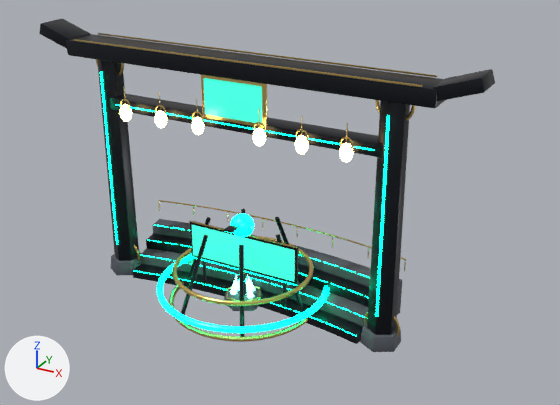
The glTF model public/assets/kits/shaddai_park_dress_v01.glb as it was, and as the next commit left it.
Both versions are drawn from a camera (50 mm lens) standing at (27.7, -44.5, 31.4) and looking at (3.3, -0.2, 9.3). The axes (+X, +Y, +Z) are drawn at lower left. The lights are the same throughout. The first picture is the older version. Where no turn or scale is listed for an object, it has been applied to the vertices.

Names of what the first picture shows: 'park_crown', 'park_gate', 'park_planter', 'park_sign', 'park_stand' and 2 more.
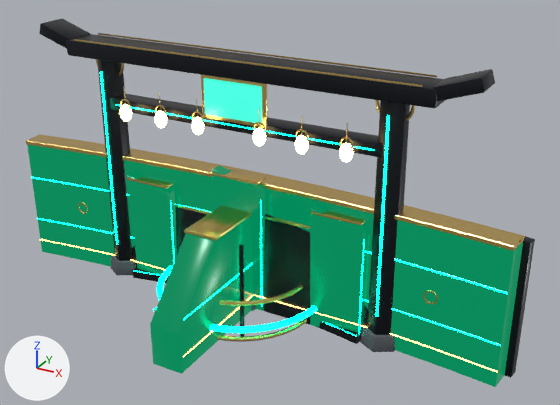
What the commit changed:
Material 'wall_panel' (mat_wall_panel) is new.
Its base color is (0.004, 0.012, 0.008) (black #0d1d16).
Its metallic is 0.75.
Its roughness is 0.22.
Its emission color is (0.0, 0.25, 0.1) (green #008959).
Its emission strength is 1.0.
Material 'wall_spark' (mat_wall_spark) is new.
Its base color is (1.0, 0.55, 0.15) (orange #ffc46c).
Its roughness is 0.3.
Its emission color is (1.0, 0.55, 0.15) (orange #ffc46c).
Its emission strength is 4.0.
Mesh me_wall_fin is new.
It has 350 vertices, 676 faces and spans x -1.3..1.3, y -10.0..0.1, z 0.0..8.24.
Faces by material slot: [108, 216, 136, 216].
It uses material mat_park_gold (beige #e7c576).
It uses material mat_park_emerald (green #00ffb3, glowing green #00ffb3).
It uses material mat_wall_panel (black #0d1d16, glowing green #008959).
It uses material mat_wall_spark (orange #ffc46c, glowing orange #ffc46c).
Mesh me_wall_facet is new.
It has 1456 vertices, 2792 faces and spans x -14.0..14.1, y -0.9..1.0, z 0.0..11.0.
Faces by material slot: [176, 756, 1512, 132, 216].
It uses material mat_park_obsidian (black #1d1f27).
It uses material mat_park_gold (beige #e7c576).
It uses material mat_park_emerald (green #00ffb3, glowing green #00ffb3).
It uses material mat_wall_panel (black #0d1d16, glowing green #008959).
It uses material mat_wall_spark (orange #ffc46c, glowing orange #ffc46c).
Mesh me_wall_curve is new.
It has 1576 vertices, 3112 faces and spans x -20.7..20.7, y -1.4..2.4, z 0.0..10.4.
Faces by material slot: [540, 1436, 568, 284, 284].
It uses material mat_park_obsidian (black #1d1f27).
It uses material mat_park_gold (beige #e7c576).
It uses material mat_park_emerald (green #00ffb3, glowing green #00ffb3).
It uses material mat_wall_panel (black #0d1d16, glowing green #008959).
It uses material mat_wall_spark (orange #ffc46c, glowing orange #ffc46c).
Object 'wall_fin' (ob_wall_fin) is new; it shows me_wall_fin.
Its location is (0.0, 0.0, 0.0).
Object 'wall_facet' (ob_wall_facet) is new; it shows me_wall_facet.
Its location is (0.0, 0.0, 0.0).
Object 'wall_curve' (ob_wall_curve) is new; it shows me_wall_curve.
Its location is (0.0, 0.0, 0.0).

Location of each change, [x1, y1, x2, y2] in pixels of the pictures (560 x 405 px):
'wall_curve', added: after [26, 134, 535, 387]
    faces in mat_wall_panel (black #0d1d16, glowing green #008959): [27, 145, 523, 387]
    faces in mat_park_gold (beige #e7c576): [26, 134, 524, 304]
    faces in mat_park_obsidian (black #1d1f27): [505, 236, 535, 378]
    faces in mat_park_emerald (green #00ffb3, glowing green #00ffb3): [31, 177, 508, 346]
    faces in mat_wall_spark (orange #ffc46c, glowing orange #ffc46c): [40, 239, 497, 372]
'wall_facet', added: after [113, 165, 391, 335]
    faces in mat_wall_panel (black #0d1d16, glowing green #008959): [127, 165, 366, 332]
    faces in mat_park_obsidian (black #1d1f27): [132, 207, 368, 333]
    faces in mat_park_gold (beige #e7c576): [127, 170, 365, 229]
    faces in mat_park_emerald (green #00ffb3, glowing green #00ffb3): [170, 200, 365, 334]
    faces in mat_wall_spark (orange #ffc46c, glowing orange #ffc46c): [113, 255, 391, 335]
'wall_fin', added: after [150, 206, 254, 374]
    faces in mat_wall_panel (black #0d1d16, glowing green #008959): [150, 216, 254, 374]
    faces in mat_park_gold (beige #e7c576): [184, 206, 252, 241]
    faces in mat_park_emerald (green #00ffb3, glowing green #00ffb3): [153, 263, 253, 321]
'park_stand', unchanged, covered by the edit: before [133, 200, 406, 344]; after [133, 268, 362, 344]
'park_sign', unchanged, covered by the edit: before [189, 221, 299, 308]
